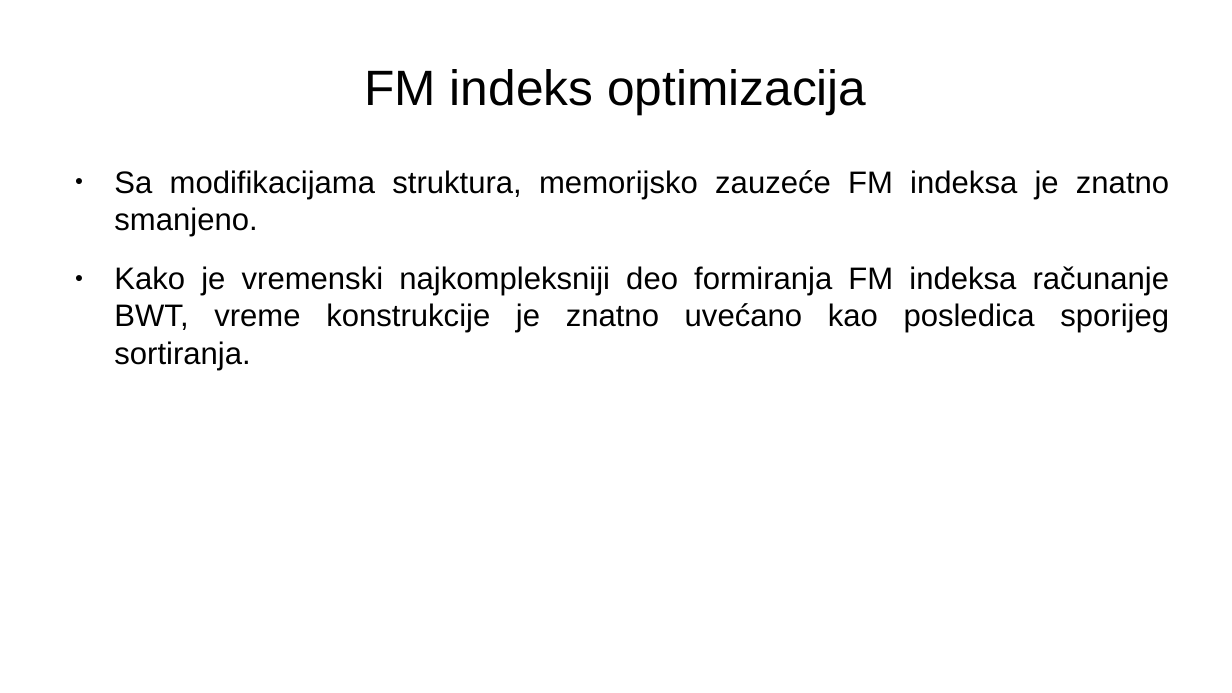
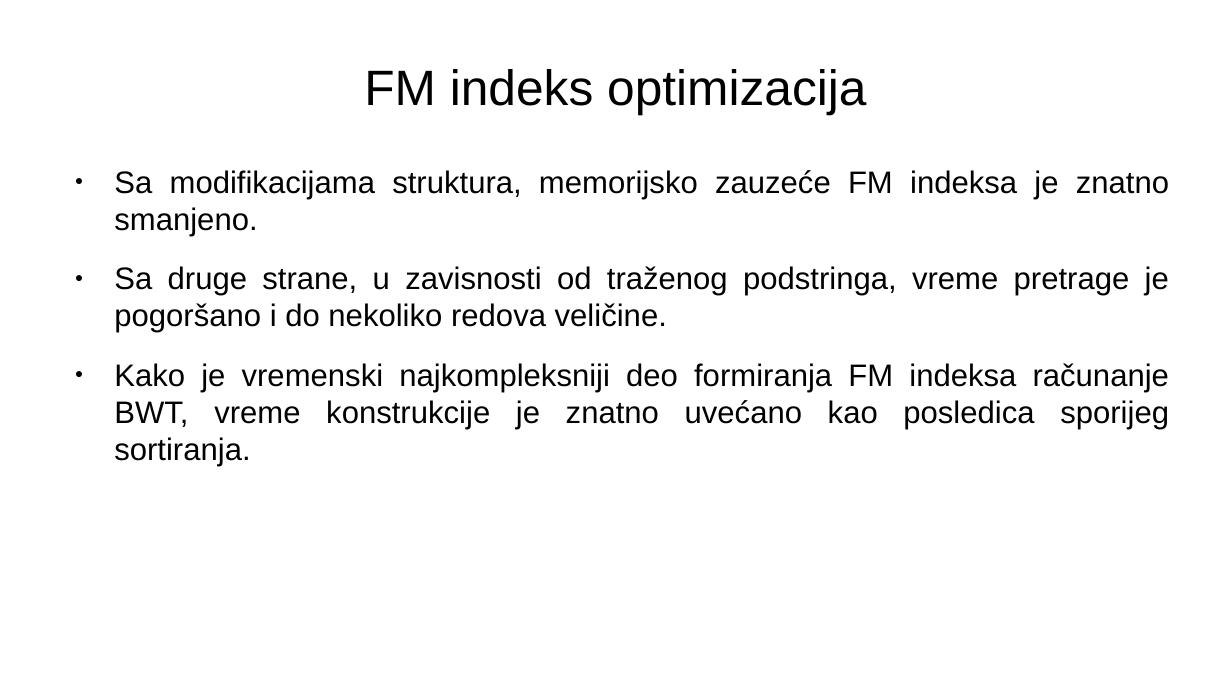
Before and after one commit to MalovicAleksandar/gi2022-ma213375m-projzad4, a slide deck: slide 30 of prezentacija.pptx (slide 29 before the commit). Drawn at 1232x693 pixels with LibreOffice and Linux fonts; fonts in the diff are those of the drawing. Boxes give left, top, right and bottom in pixels: in the first picture for what was removed or moved away, otherwise in the second. Text is boxed around its words. In the diff, an @@ line names an element or a change of style, - is before the commit and + after.

```diff
--- a/prezentacija.pptx
+++ b/prezentacija.pptx
@@ text at (114,266,1169,333): paragraph added @@
+● Sa druge strane, u zavisnosti od traženog podstringa, vreme pretrage je pogoršano i do nekoliko redova veličine.
```
Also in this commit, not shown: 16 other slides changed, 4 slides added.
